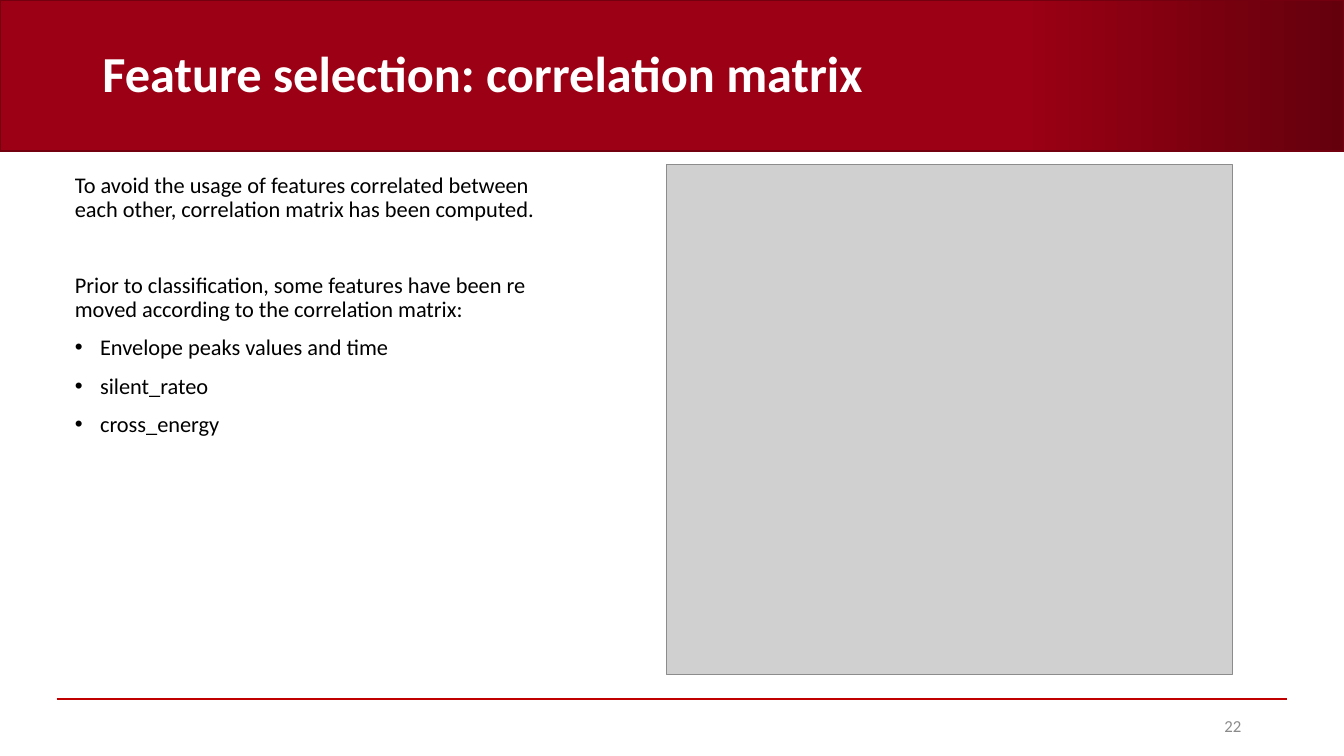
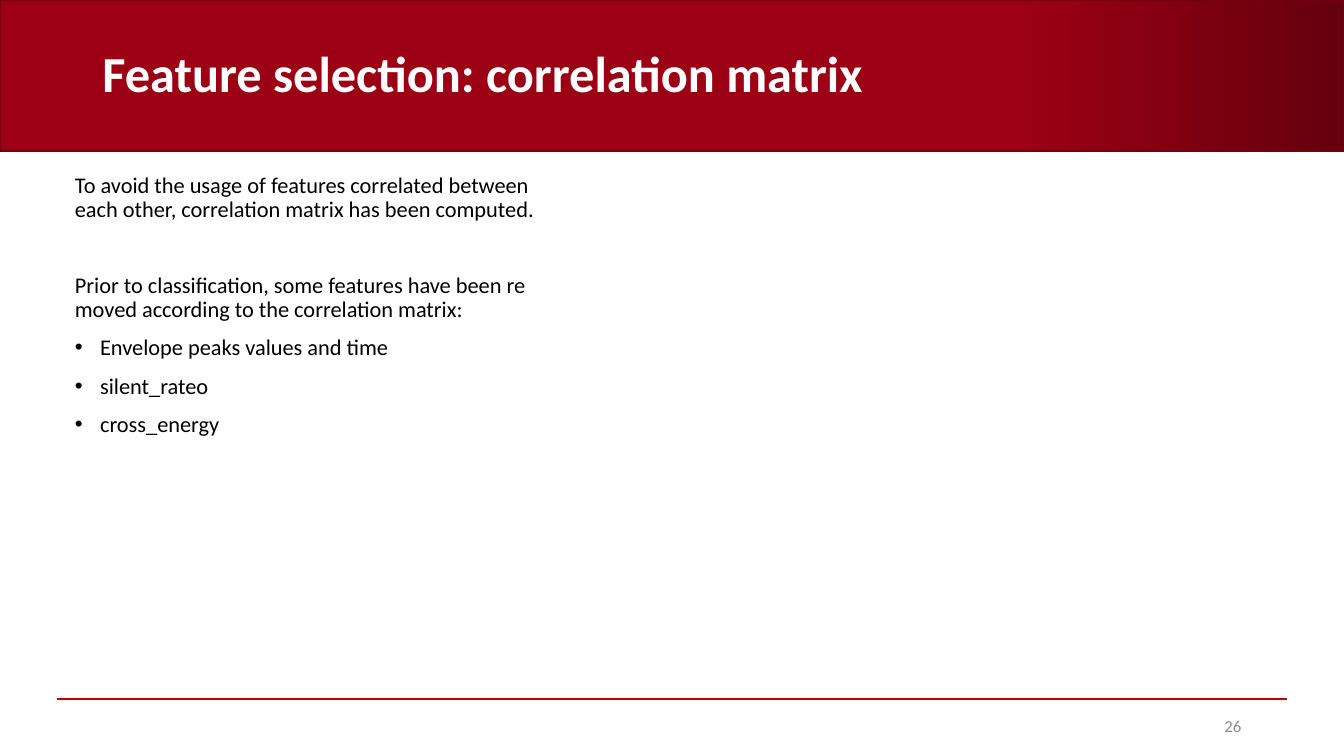
Before and after one commit to AndreaCorrado00/Tesi_magistrale_Corrado_Andrea, a slide deck: slide 26 of Documentation/10. Features and classification results V3.pptx (slide 22 before the commit). Drawn at 1344x756 pixels with LibreOffice and Linux fonts; fonts in the diff are those of the drawing; grey boxes stand for pictures; background and template pictures are left out. Boxes give left, top, right and bottom in pixels: in the first picture for what was removed or moved away, otherwise in the second. Text is boxed around its words. In the diff, an @@ line names an element or a change of style, - is before the commit and + after.

```diff
--- a/Documentation/10. Features and classification results V3.pptx
+++ b/Documentation/10. Features and classification results V3.pptx
@@ picture removed at (666, 164, 1233, 675) @@
@@ page number at (1224, 721, 1241, 732): text changed @@
-22
+26
```
Also in this commit, not shown: 15 other slides changed, 5 slides added, 1 slide removed.
